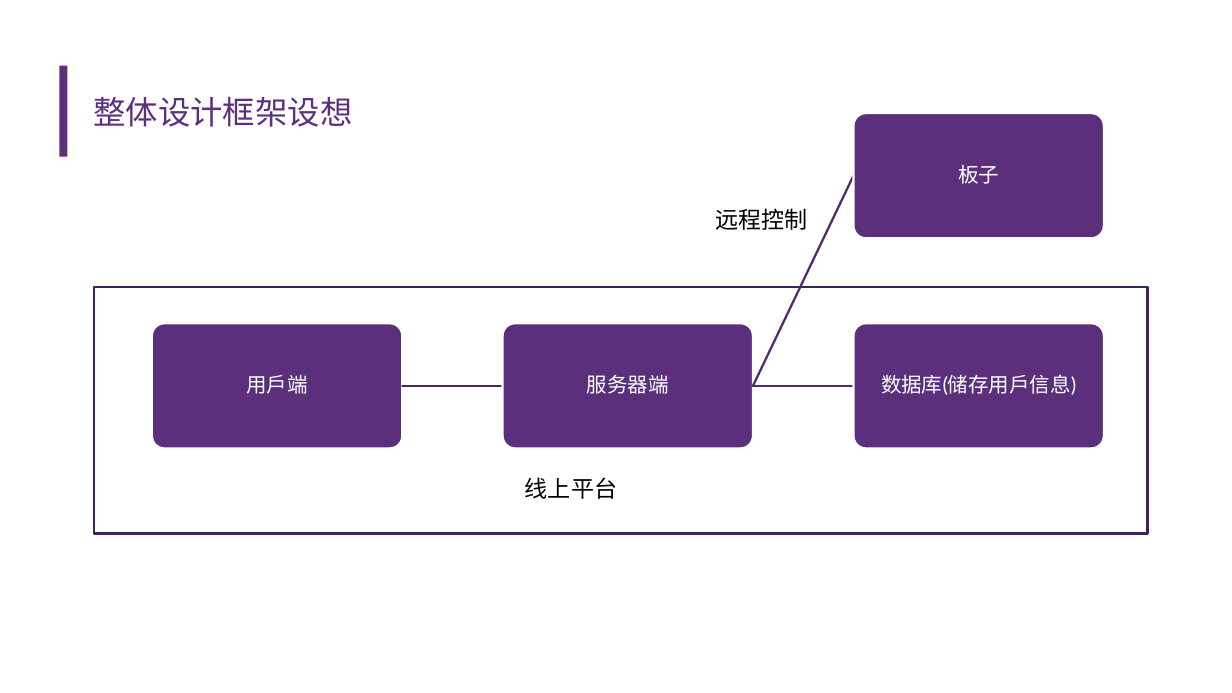
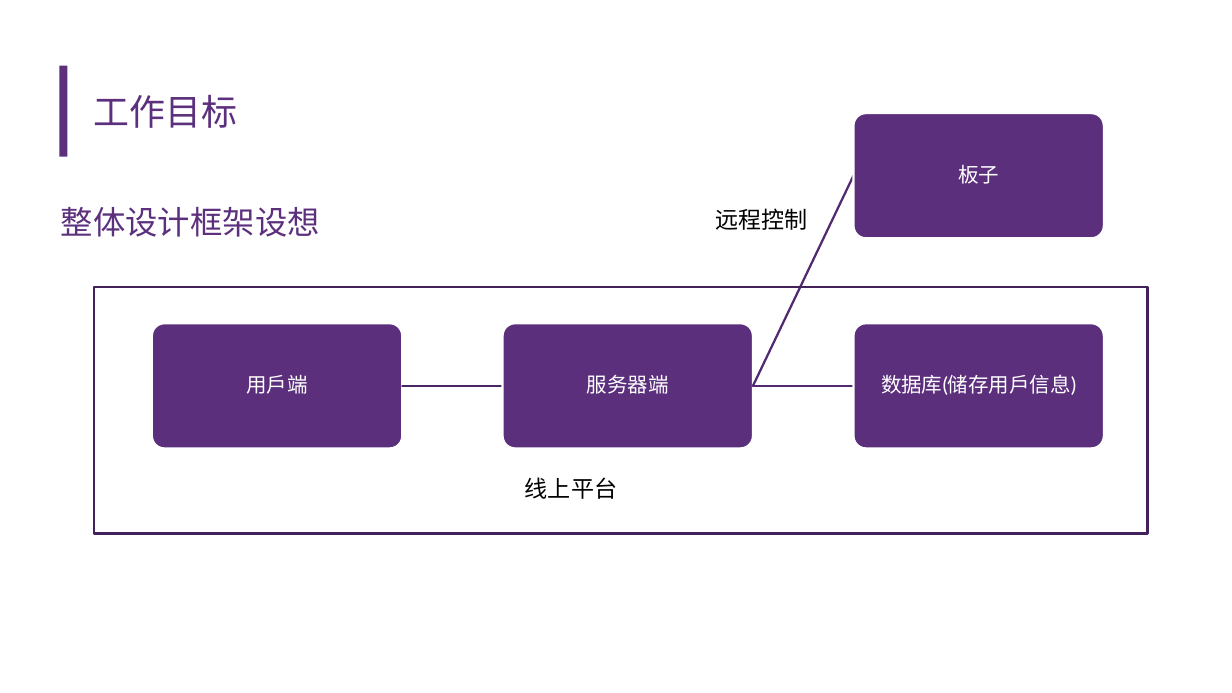
Before and after one commit to nubbi3/graduation-projects, a slide deck: slide 9 of PPT/30號答辯ppt(初版).pptx (slide 8 before the commit). Drawn at 1232x693 pixels with LibreOffice and Linux fonts; fonts in the diff are those of the drawing. Boxes give left, top, right and bottom in pixels: in the first picture for what was removed or moved away, otherwise in the second. Text is boxed around its words. In the diff, an @@ line names an element or a change of style, - is before the commit and + after.

```diff
--- a/PPT/30號答辯ppt(初版).pptx
+++ b/PPT/30號答辯ppt(初版).pptx
@@ title at [94, 95, 238, 128]: text changed; size 25.2 to 28 pt @@
-整体设计框架设想
+工作目标
@@ text added at [61, 206, 320, 237], 25.2 pt, text #5C307D @@
+整体设计框架设想
```
Also in this commit, not shown: 9 other slides changed, 2 slides added, 2 slides removed, 2 other files.
